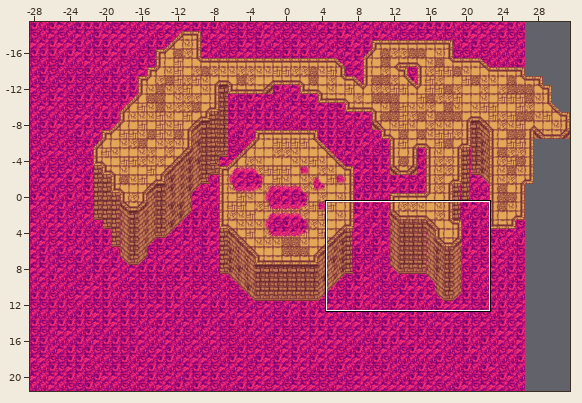
One commit to this Tiled map: Assets/TilePalletes/SandCave.tmx. The picture above shows the old version from afar; the outline marks the close-up.
Close-up. Old version:
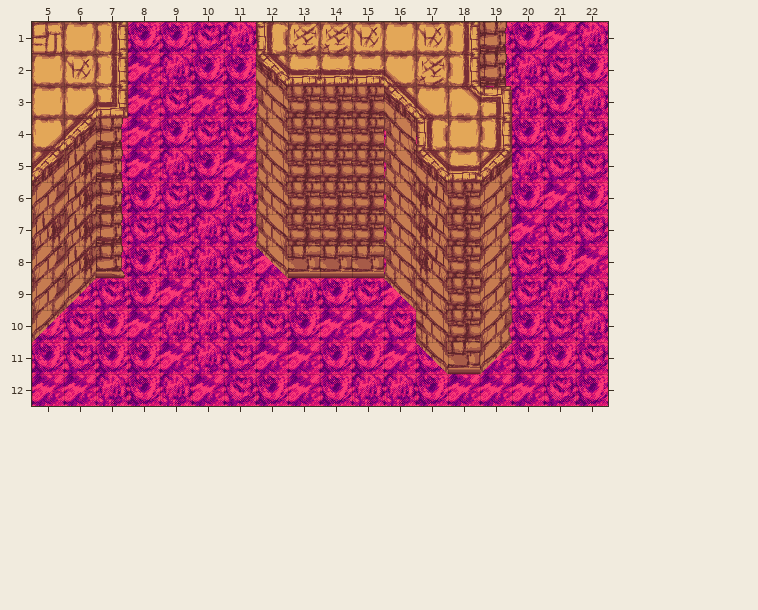
Cells are 32x32 px. Shown: x 5..22, y 1..12. The commit also changed other parts of the map, which this record leaves out.
The same view after the edit:
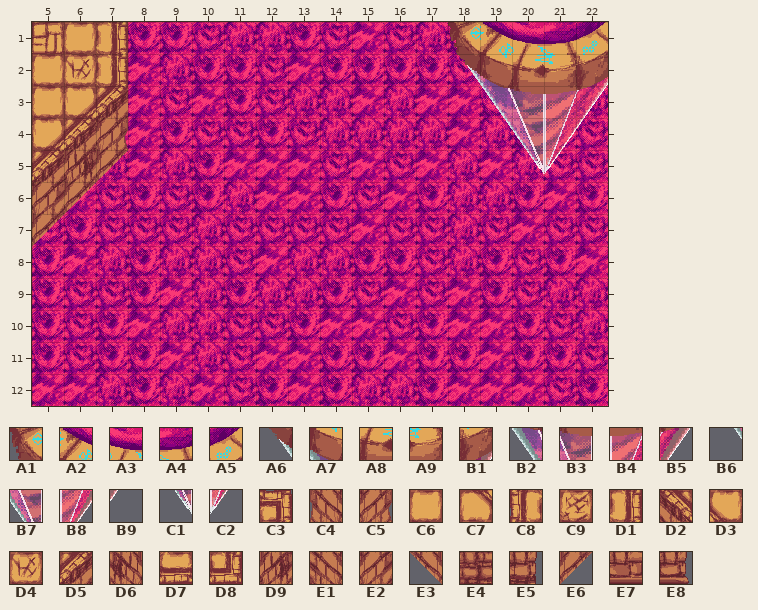
Key: from "SandBasing": A1 64, A2 65, A3 66, A4 67, A5 68, A6 82, A7 83, A8 84, A9 85, B1 86, B2 101, B3 102, B4 103, B5 104, B6 119, B7 120, B8 121, B9 122, C1 138, C2 139, C3 151, C4 163, C5 164, C6 168, C7 169, C8 184, C9 186, D1 188, D2 202, D3 203, D4 204, D5 206, D6 220, D7 222, D8 223, D9 224, E1 238, E2 242, E3 256, E4 258, E5 259, E6 260, E7 276, E8 277.
__ is an empty cell.
Diff:
Layer "Floor3":
Tile C5 replaces tile E5 in row 4 at x 7.
Tile E6 replaces tile D9 in row 6 at x 6; in row 7 at x 5.
Tile E6 replaces tile E5 in row 5 at x 7.
The author cleared tile D9 in rows 7 to 8 at x 6.
The author cleared tile E2 in rows 8 to 9 at x 5.
The author cleared tile E5 in rows 6 to 7 at x 7.
The author cleared tile E6 in row 9 at x 6; in row 10 at x 5.
The author cleared tile E8 in row 8 at x 7.
Layer "Floor2":
Tile A1 replaces tile D1 in row 1 at x 18.
Tile A2 replaces tile E5 in row 1 at x 19.
Tile A3 is added in row 1 at x 20.
Tile A4 is added in row 1 at x 21.
Tile A5 is added in row 1 at x 22.
Tile A6 replaces tile D1 in row 2 at x 18.
Tile A7 replaces tile E5 in row 2 at x 19.
Tile A8 is added in row 2 at x 20.
Tile A9 is added in row 2 at x 21.
Tile B1 is added in row 2 at x 22.
Tile B2 replaces tile C3 in row 3 at x 19.
Tile B3 is added in row 3 at x 20.
Tile B4 is added in row 3 at x 21.
Tile B5 is added in row 3 at x 22.
Tile B6 replaces tile D1 in row 4 at x 19.
Tile B7 is added in row 4 at x 20.
Tile B8 is added in row 4 at x 21.
Tile B9 is added in row 4 at x 22.
Tile C1 is added in row 5 at x 20.
Tile C2 is added in row 5 at x 21.
Tile D5 replaces tile D8 in row 3 at x 7.
The author cleared tile C4 in row 3 at x 12; in rows 4 to 7 at x 12 and 16; in row 8 at x 16.
The author cleared tile C5 in rows 6 to 10 at x 19.
The author cleared tile C6 in row 1 at x 16; in row 4 at x 18.
The author cleared tile C7 in row 3 at x 18.
The author cleared tile C8 in row 1 at x 12; in row 4 at x 17.
The author cleared tile C9 in row 1 at x 13 to 14; in row 2 at x 17.
The author cleared tile D2 in row 2 at x 12; in row 3 at x 16; in row 5 at x 17.
The author cleared tile D3 in row 2 at x 16; in row 3 at x 17.
The author cleared tile D4 in row 1 at x 15 and 17.
The author cleared tile D5 in row 5 at x 19.
The author cleared tile D6 in rows 6 to 8 at x 17.
The author cleared tile D7 in row 2 at x 13 to 15; in row 5 at x 18.
The author cleared tile E1 in rows 9 to 10 at x 17.
The author cleared tile E3 in row 8 at x 12; in row 9 at x 16; in row 11 at x 17.
The author cleared tile E4 in rows 3 to 5 at x 13 to 15; in rows 6 to 7 at x 13 to 15 and 18; in rows 8 to 10 at x 18.
The author cleared tile E6 in row 11 at x 19.
The author cleared tile E7 in row 8 at x 13 to 15; in row 11 at x 18.
